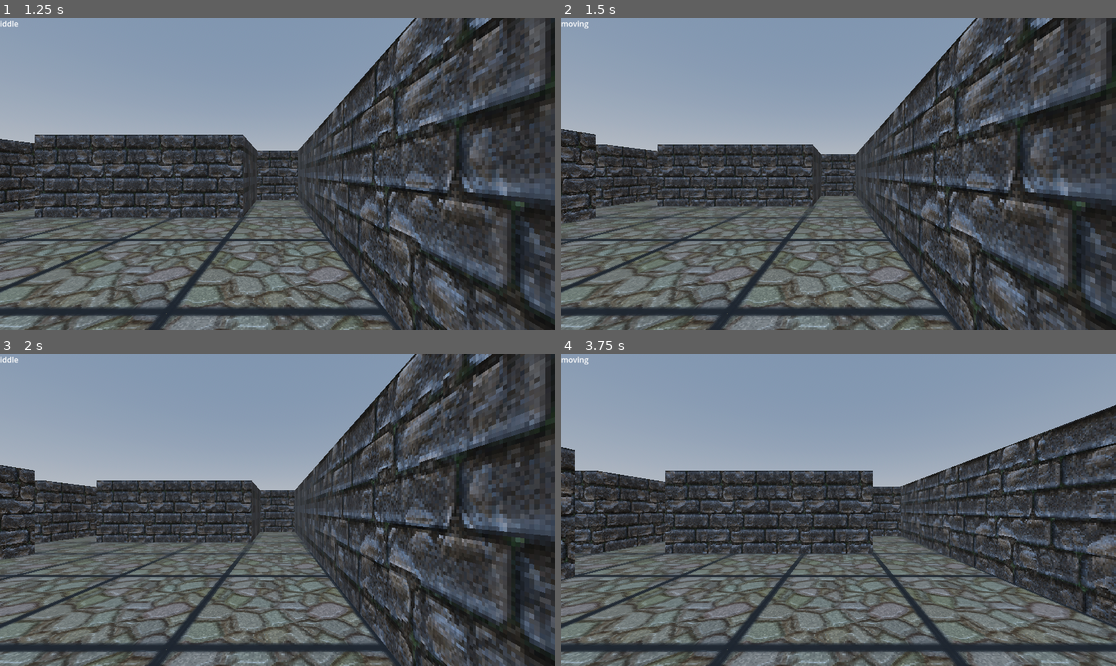
Above: before the commit, frames 1-4 (two rows, left to right).
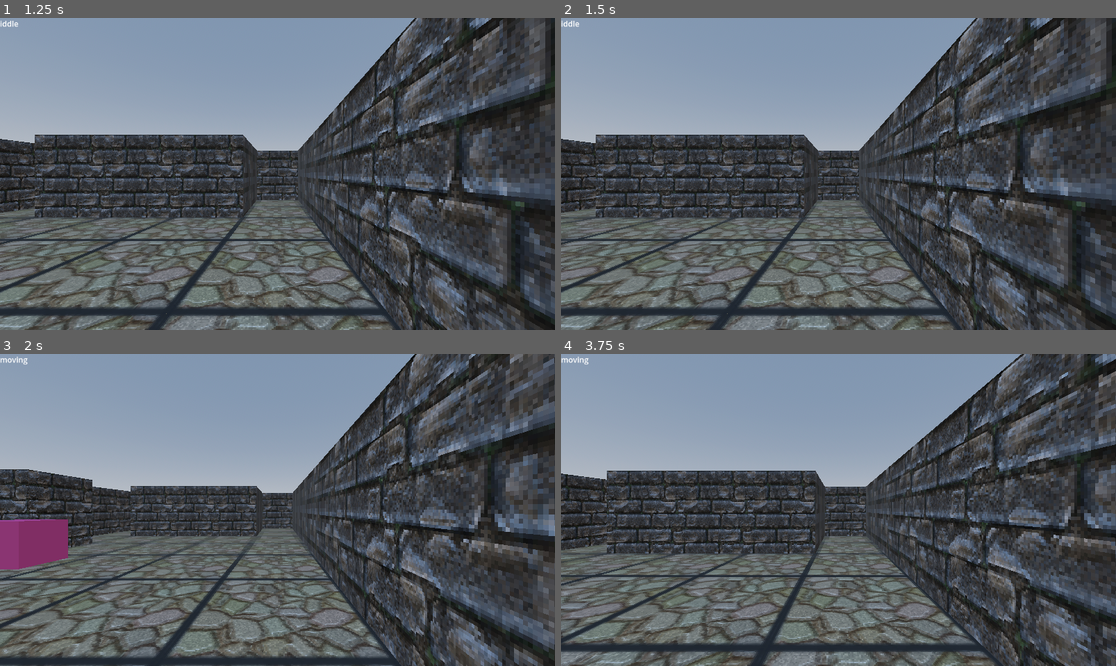
Above: after the commit, the same moments.

Repository: Zaba-web/godot-dungeon-crawler-character-controller
Game: Godot game, scene res://scenes/demo/demo_level.tscn
Same seed, same stepped clock (60 frames per second), same inputs: the game is played once before the commit and once after it.
Inputs (mouse positions are in pixels of both pictures, inside the frame that each line leads up to):
- Up to frame 1 (1.25 s): tap Enter at 0.5 s; move the mouse to (399, 158) at 0.52 s; hold E (strafe_right) from 0.53 s (still down); click (399, 158) at 0.6 s
- Up to frame 2 (1.5 s): tap Space at 1.25 s; move the mouse to (727, 189) at 1.27 s; release E (strafe_right) at 1.28 s; hold S (move_back) from 1.28 s (still down); click (727, 189) at 1.35 s
- Up to frame 3 (2 s): keep holding S (move_back)
- Up to frame 4 (3.75 s): move the mouse to (894, 441) at 2.02 s; release S (move_back) at 2.03 s; hold E (strafe_right) 2.03-2.78 s; click (894, 441) at 2.1 s; tap Enter at 2.75 s; move the mouse to (810, 572) at 2.77 s; hold W (move_forward) 2.78-3.53 s; click (810, 572) at 2.85 s; move the mouse to (1005, 556) at 3.52 s; hold Q (strafe_left) from 3.53 s (still down); click (1005, 556) at 3.6 s

Frame 1 is identical in both runs. In frame 2, 8.0% of the frame differs, in the area x 0-68%, y 0-66%; in frame 3, 36%; in frame 4, 45%, in the area x 0-100%, y 0-100%.

Commit message:
Change input handling logic to support hold buttons

Diff:
--- a/scripts/player/modules/movement.gd
+++ b/scripts/player/modules/movement.gd
@@ -14,6 +14,9 @@
 
 # Turn speed
 @export var turn_speed: float = .4
+
+# During this time span input will be disabled before next command could be processed
+@export var input_cd_timeout_s: float = .3
 
 # Action names definition
 @export var move_forward_action_name: String = "move_forward"
@@ -37,6 +40,8 @@
 
 # Determinates direction of player movement
 var movement_direction: Vector3 = Vector3.ZERO;
+
+var cd_active = false
 
 # List of movement commands
 enum Commands {
@@ -67,9 +72,16 @@
 	"-3": Directions.LEFT
 }
 
+# Timer that is used for input cooldown
+var commands_cd_timer: Timer
+
 func _ready():
 	super()
+	commands_cd_timer = Timer.new()
+	commands_cd_timer.wait_time = input_cd_timeout_s
+	add_child.call_deferred(commands_cd_timer)
 	allowed_state = [State.List.IDDLE, State.List.MOVING, State.List.TURNING]
+	commands_cd_timer.timeout.connect(_reset_cd_timer)
 
 # Handle player movement
 func __physics_process(_delta: float, player: AbstractCharacter) -> void:
@@ -83,29 +95,12 @@
 	if not _is_current_state_allowed(player.get_state()):
 		return
 
-	if Input.is_action_just_pressed(move_forward_action_name):
-		_add_command(Commands.MOVE_FORWARD)
-
-	if Input.is_action_just_pressed(move_back_action_name):
-		_add_command(Commands.MOVE_BACK)
-
-	if Input.is_action_just_pressed(turn_right_action_name):
-		_add_command(Commands.TURN_RIGHT)
-
-	if Input.is_action_just_pressed(turn_left_action_name):
-		_add_command(Commands.TURN_LEFT)
-
-	if Input.is_action_just_pressed(strafe_left_action_name):
-		_add_command(Commands.STRAFE_LEFT)
-
-	if Input.is_action_just_pressed(strafe_right_action_name):
-		_add_command(Commands.STRAFE_RIGHT)
+	_process_hold_input()
 
 	_process_movement(player)
 
 # Process movement
 func _process_movement(player: AbstractCharacter) -> void:
-
 	# Set of movement actions for target position/rotation transformation
 	var movement_actions = {
 		Commands.MOVE_FORWARD: _move_forward,
@@ -227,3 +222,44 @@
 		return false
 
 	return true
+
+# Process hold input
+func _process_hold_input() -> void:
+	if cd_active:
+		return
+
+	if Input.is_action_pressed(move_forward_action_name):
+		_add_command(Commands.MOVE_FORWARD)
+		_set_input_cd()
+
+	if Input.is_action_pressed(move_back_action_name):
+		_add_command(Commands.MOVE_BACK)
+		_set_input_cd()
+
+	if Input.is_action_pressed(turn_right_action_name):
+		_add_command(Commands.TURN_RIGHT)
+		_set_input_cd()
+
+	if Input.is_action_pressed(turn_left_action_name):
+		_add_command(Commands.TURN_LEFT)
+		_set_input_cd()
+
+	if Input.is_action_pressed(strafe_left_action_name):
+		_add_command(Commands.STRAFE_LEFT)
+		_set_input_cd()
+
+	if Input.is_action_pressed(strafe_right_action_name):
+		_add_command(Commands.STRAFE_RIGHT)
+		_set_input_cd()
+
+# Set input cooldown
+func _set_input_cd() -> void:
+	commands_cd_timer.stop()
+	commands_cd_timer.wait_time = input_cd_timeout_s
+	commands_cd_timer.start()
+	cd_active = true
+
+# Reset input cooldown timer
+func _reset_cd_timer() -> void:
+	commands_cd_timer.stop()
+	cd_active = false
